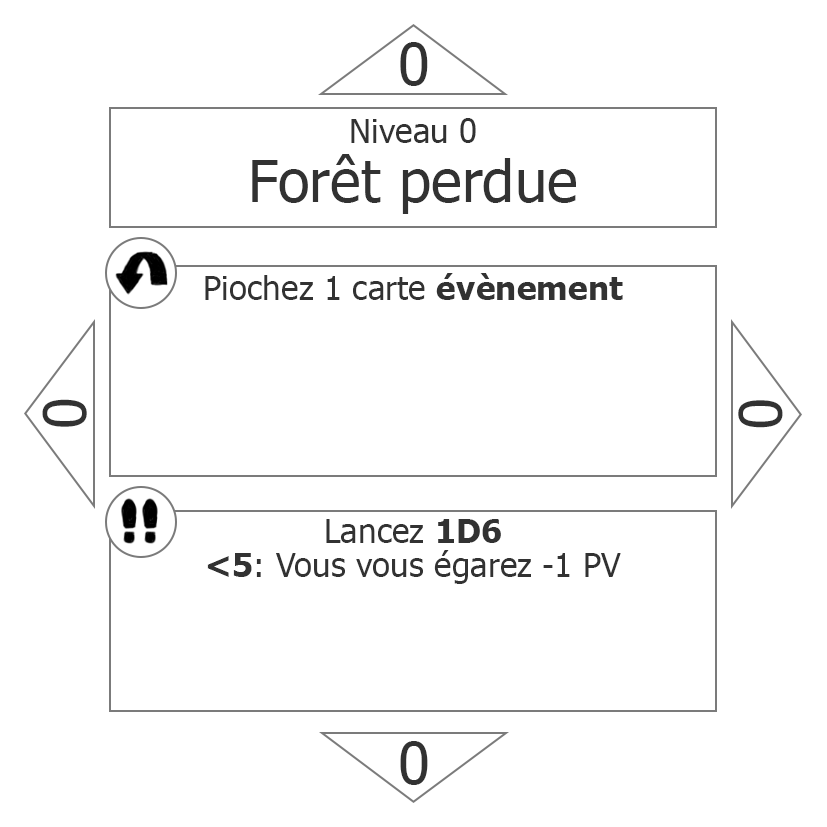
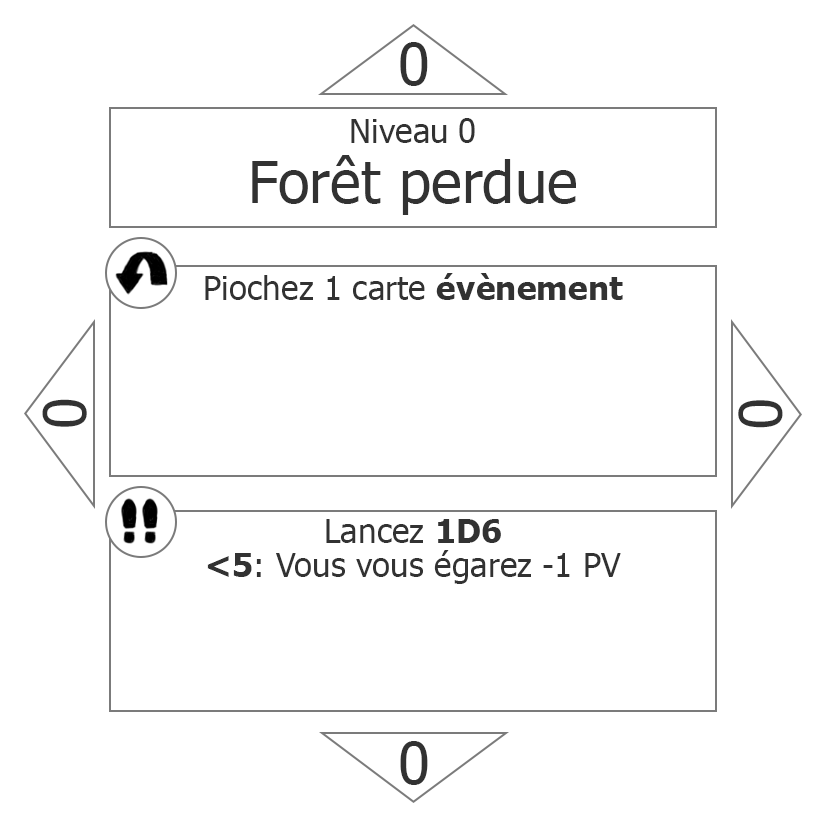
Layer changes from the first w=827, h=827 image to the second:
added group "Directions" with 8 layers above "Niveau" over [252, 118, 576, 215]
added layer "Level" above "Title" over [459, 118, 475, 143]
renamed "Niveau 0 Forêt perdue" to "Title", painted on it over [252, 118, 576, 215]
